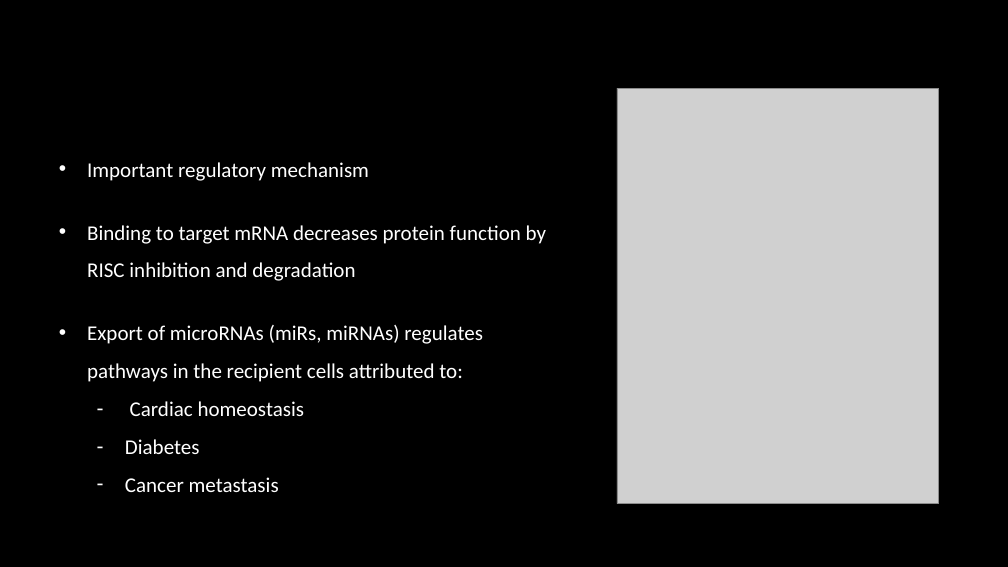
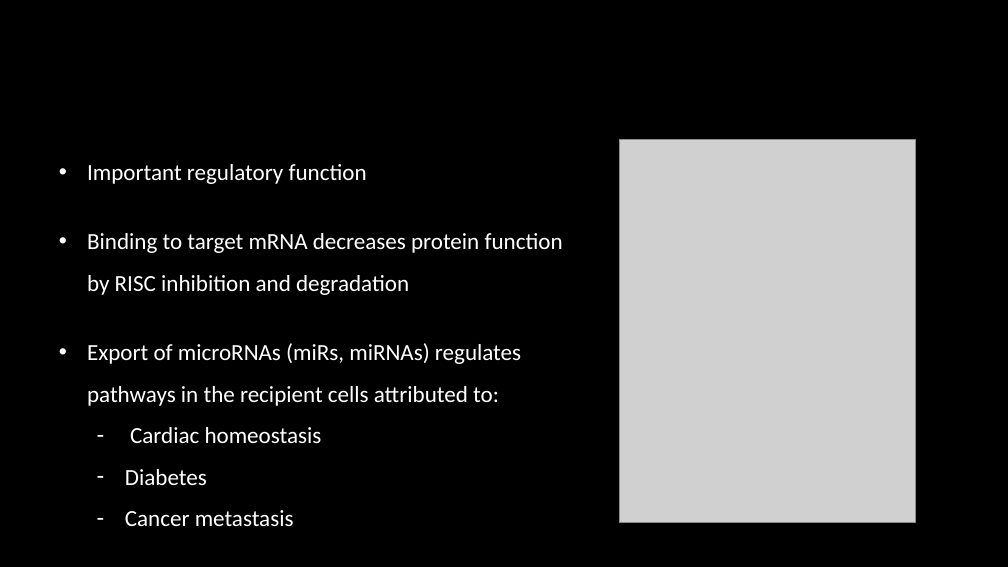
Before and after one commit to HarleyRobinson/Honours2, a slide deck: slide 2 of BackgroundInfo/Selective export of microRNA via extracellular vesicles.pptx. Drawn at 1008x567 pixels with LibreOffice and Linux fonts; fonts in the diff are those of the drawing; grey boxes stand for pictures; background and template pictures are left out. Boxes give left, top, right and bottom in pixels: in the first picture for what was removed or moved away, otherwise in the second. Text is boxed around its words. In the diff, an @@ line names an element or a change of style, - is before the commit and + after.

```diff
--- a/BackgroundInfo/Selective export of microRNA via extracellular vesicles.pptx
+++ b/BackgroundInfo/Selective export of microRNA via extracellular vesicles.pptx
@@ picture resized from (x1=617, y1=88, x2=939, y2=504) to (x1=619, y1=140, x2=916, y2=523) @@
@@ text at (x1=87, y1=164, x2=367, y2=184): text changed; size 20 to 22 pt @@
-• Important regulatory mechanism
+• Important regulatory function
@@ text at (x1=87, y1=233, x2=563, y2=526): size 20 to 22 pt in "Binding to target mRNA decreases protein function ...", "Export of microRNAs (miRs, miRNAs) regulates pathways ...", "Cardiac homeostasis", "Diabetes" and 1 more places @@
```
Also in this commit, not shown: 9 other slides changed, 1 slide added, 20 other files.
